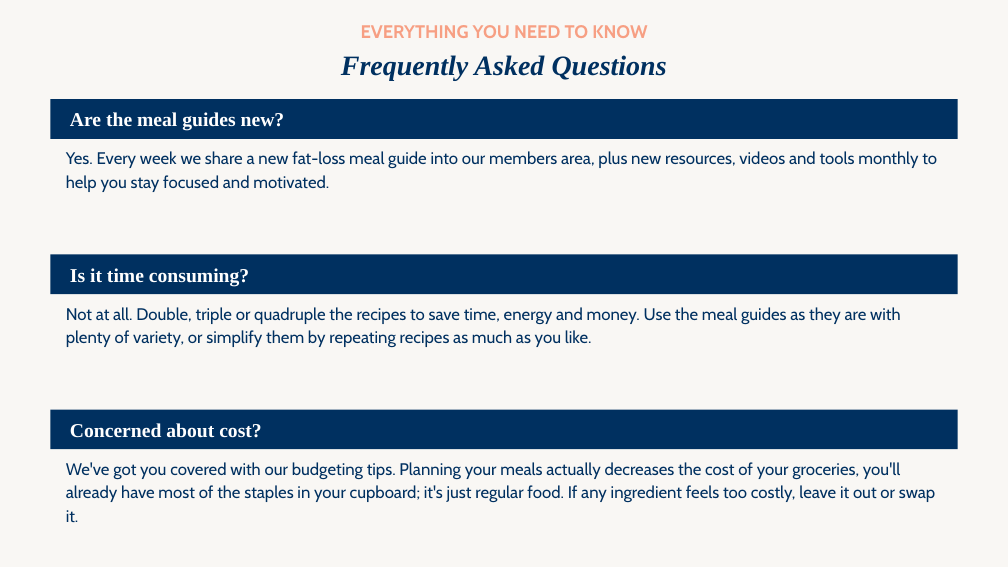
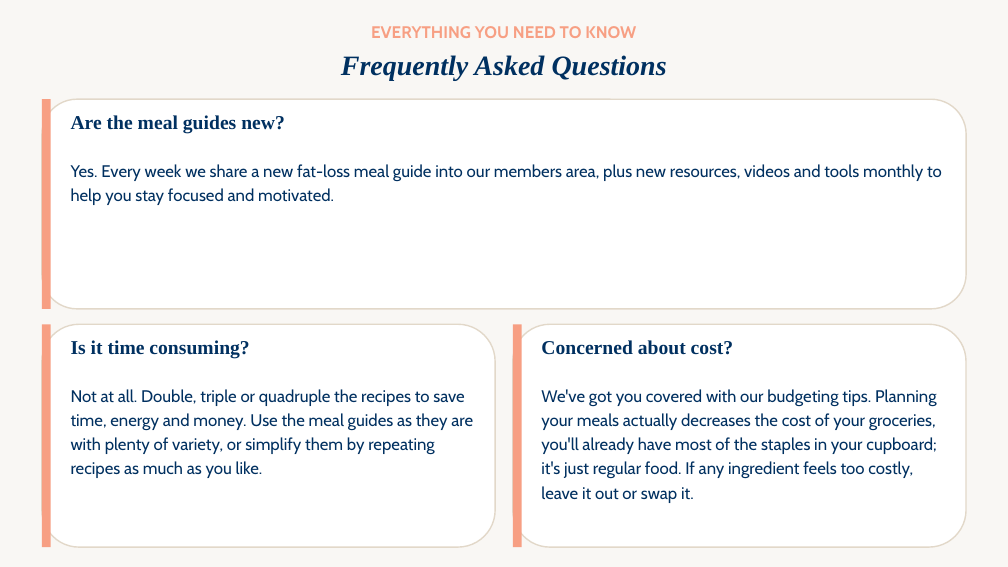
Before and after one commit to WeAreWLA/21-day-reset, a slide deck: slide 75 of decks/Day 5 - Free 5 Day Reset/Day 5 - Free 5 Day Reset.pptx. Drawn at 1008x567 pixels with LibreOffice and Linux fonts; fonts in the diff are those of the drawing. Boxes give left, top, right and bottom in pixels: in the first picture for what was removed or moved away, otherwise in the second. Text is boxed around its words. In the diff, an @@ line names an element or a change of style, - is before the commit and + after.

```diff
--- a/decks/Day 5 - Free 5 Day Reset/Day 5 - Free 5 Day Reset.pptx
+++ b/decks/Day 5 - Free 5 Day Reset/Day 5 - Free 5 Day Reset.pptx
@@ text "EVERYTHING YOU NEED TO KNOW" at [341, 26, 667, 81]: size 13 to 12 pt in "EVERYTHING YOU NEED TO KNOW"; more space between paragraphs; less space between paragraphs @@
@@ rounded rectangle added at [42, 99, 967, 308], fill #FFFFFF, outline #E2D8C9 1 pt @@
@@ rectangle added at [42, 99, 51, 308], fill #F79F83 @@
@@ text "Are the meal guides new?": place and size @@
-text "Are the meal guides new?" at [50, 99, 958, 138]
+text "Are the meal guides new?" at [71, 115, 285, 134]
@@ text "Yes. Every week we share ...": place and size @@
-text "Yes. Every week we share ..." at [66, 151, 937, 192]
+text "Yes. Every week we share ..." at [71, 164, 942, 205]
@@ rounded rectangle added at [42, 325, 496, 547], fill #FFFFFF, outline #E2D8C9 1 pt @@
@@ rectangle added at [42, 325, 51, 547], fill #F79F83 @@
@@ rounded rectangle added at [513, 325, 967, 547], fill #FFFFFF, outline #E2D8C9 1 pt @@
@@ rectangle added at [513, 325, 522, 547], fill #F79F83 @@
@@ text "Is it time consuming?": place and size @@
-text "Is it time consuming?" at [50, 254, 958, 293]
+text "Is it time consuming?" at [71, 340, 249, 359]
@@ text colour #FFFFFF to #003060; vertical alignment middle to top; fill #003060 to none in 3 elements at [71, 115, 285, 134], [71, 340, 249, 359], [541, 340, 734, 355] @@
@@ text "Concerned about cost?": place and size @@
-text "Concerned about cost?" at [50, 409, 958, 449]
+text "Concerned about cost?" at [541, 340, 734, 355]
@@ line spacing 1.18 to 1.2 in 3 elements at [71, 164, 942, 205], [541, 389, 937, 503], [71, 389, 473, 478] @@
@@ text "Not at all. Double, triple ...": place and size @@
-text "Not at all. Double, triple ..." at [66, 307, 900, 348]
+text "Not at all. Double, triple ..." at [71, 389, 473, 478]
@@ text "We've got you covered with ...": place and size @@
-text "We've got you covered with ..." at [66, 462, 935, 523]
+text "We've got you covered with ..." at [541, 389, 937, 503]
```
Also in this commit, not shown: 36 other slides changed.
